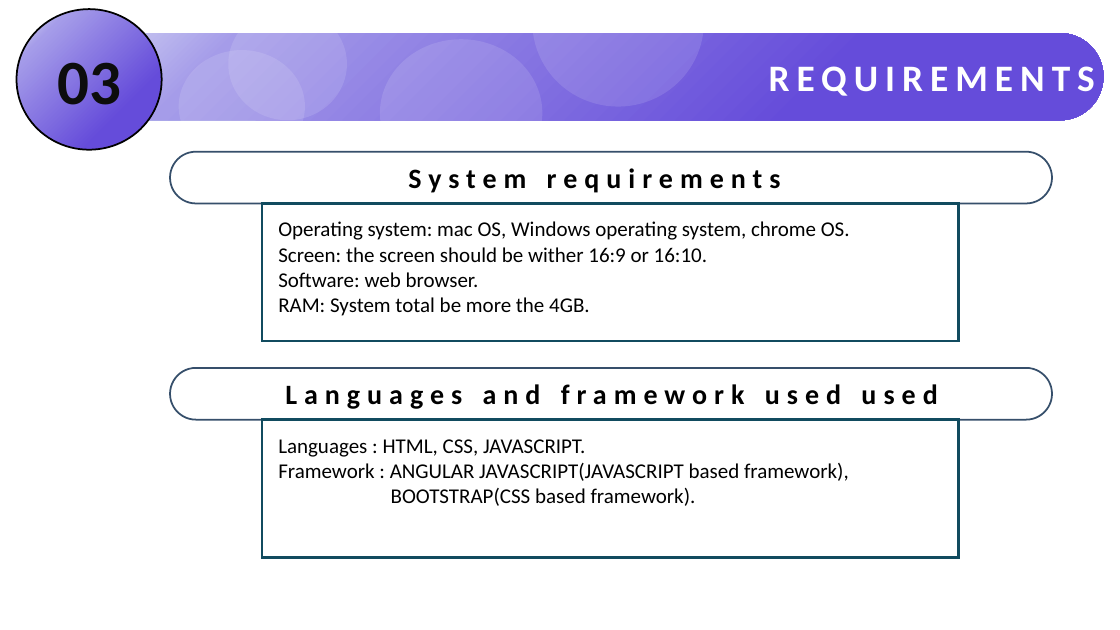
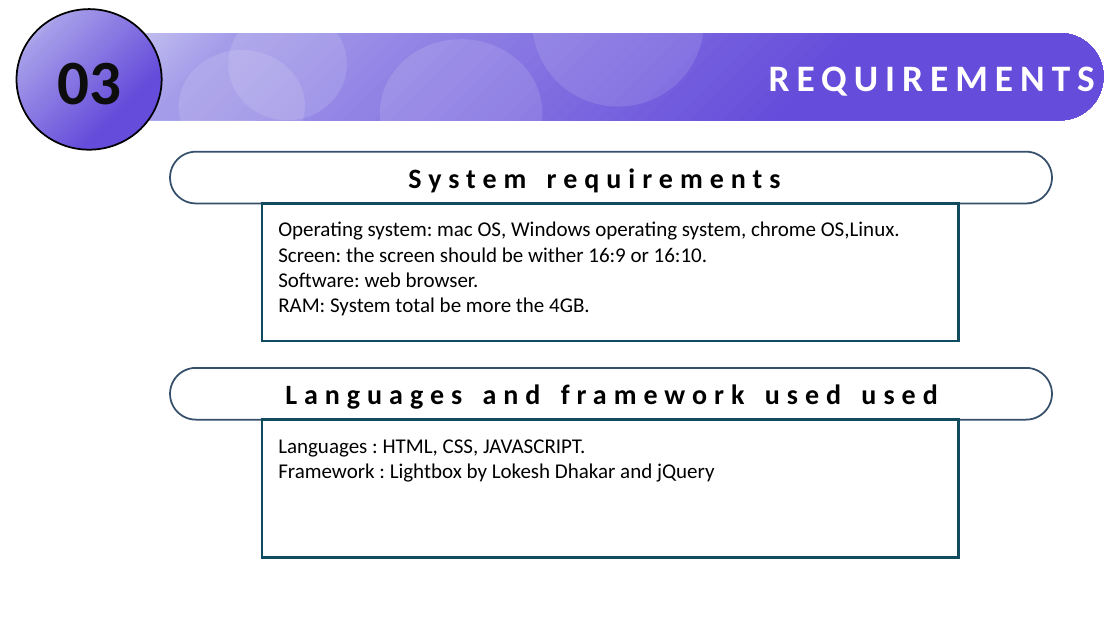
Before and after one commit to avinashkkumar/semfourproject, a slide deck: slide 4 of documentation for the project/ppt/PROJECT_PRESENTATION_1.pptx. Drawn at 1120x630 pixels with LibreOffice and Linux fonts; fonts in the diff are those of the drawing. Boxes give left, top, right and bottom in pixels: in the first picture for what was removed or moved away, otherwise in the second. Text is boxed around its words. In the diff, an @@ line names an element or a change of style, - is before the commit and + after.

```diff
--- a/documentation for the project/ppt/PROJECT_PRESENTATION_1.pptx
+++ b/documentation for the project/ppt/PROJECT_PRESENTATION_1.pptx
@@ text at [278,221,900,240]: text changed @@
-Operating system: mac OS, Windows operating system, chrome OS.
+Operating system: mac OS, Windows operating system, chrome OS,Linux.
@@ text at [278,463,714,482]: text changed @@
-Framework : ANGULAR JAVASCRIPT(JAVASCRIPT based framework),
-BOOTSTRAP(CSS based framework).
+Framework : Lightbox by Lokesh Dhakar and jQuery
```
Also in this commit, not shown: 2 other slides changed, 1 slide added, 1 slide removed.
